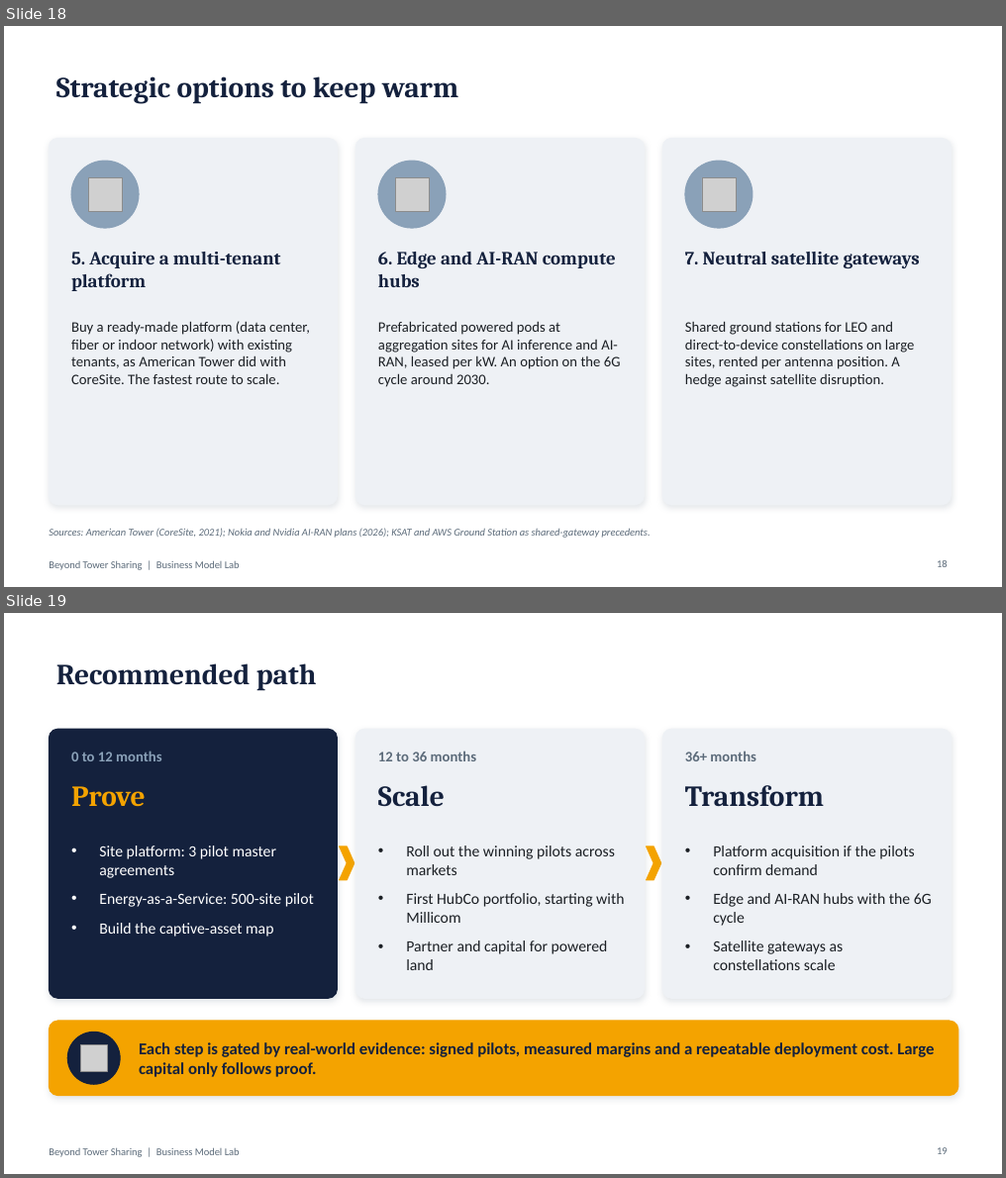
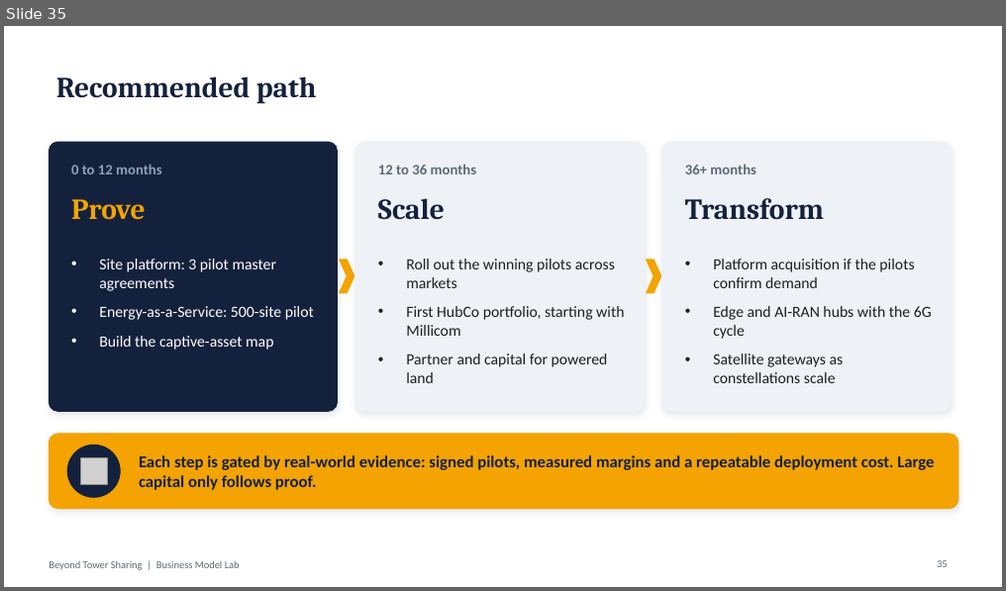
Before and after one commit to caiomperet/Claude-Skills, a slide deck: business-model-lab/saidas/Beyond-Tower-Sharing.pptx. Shown one above the other, each under a label of ours: slides 18 and 19 before the commit, slide 35 after it. The pictures are 1006x1178 and 1006x591 pixels, drawn with LibreOffice and Linux fonts; fonts in the diff are those of the drawing; grey boxes stand for pictures. Boxes give left, top, right and bottom in pixels: in the first picture for what was removed or moved away, otherwise in the second. Text is boxed around its words. In the diff, an @@ line names an element or a change of style, - is before the commit and + after.

```diff
--- a/business-model-lab/saidas/Beyond-Tower-Sharing.pptx
+++ b/business-model-lab/saidas/Beyond-Tower-Sharing.pptx
@@ slide 18 removed at [4,26,1002,587], background #FFFFFF; not listed: 1 template element that a slide beside it also shows @@
@@ title removed at [56,76,458,103] @@
-Strategic options to keep warm
@@ rounded rectangle removed at [49,138,338,505] @@
@@ rounded rectangle removed at [355,138,645,505] @@
@@ rounded rectangle removed at [662,138,951,505] @@
@@ ellipse removed at [71,161,139,228] @@
@@ ellipse removed at [378,161,446,228] @@
@@ ellipse removed at [685,161,752,228] @@
@@ picture removed at [88,177,122,211] @@
@@ picture removed at [395,177,429,211] @@
@@ picture removed at [702,177,736,211] @@
@@ text removed at [71,252,281,291] @@
-5. Acquire a multi-tenant platform
@@ text removed at [378,252,616,287] @@
-6. Edge and AI-RAN compute hubs
@@ text removed at [685,252,920,269] @@
-7. Neutral satellite gateways
@@ text removed at [71,321,310,384] @@
-Buy a ready-made platform (data center, fiber or indoor network) with existing tenants, as American Tower did with CoreSite. The fastest route to scale.
@@ text removed at [378,321,621,387] @@
-Prefabricated powered pods at aggregation sites for AI inference and AI-RAN, leased per kW. An option on the 6G cycle around 2030.
@@ text removed at [685,321,914,387] @@
-Shared ground stations for LEO and direct-to-device constellations on large sites, rented per antenna position. A hedge against satellite disruption.
@@ text removed at [49,528,650,538] @@
-Sources: American Tower (CoreSite, 2021); Nokia and Nvidia AI-RAN plans (2026); KSAT and AWS Ground Station as shared-gateway precedents.
@@ page number removed at [937,561,947,568] @@
-18
@@ what was slide 19 is now slide 35 @@
```
Also in this commit, not shown: 5 slides changed, 22 slides added, 8 other files.
